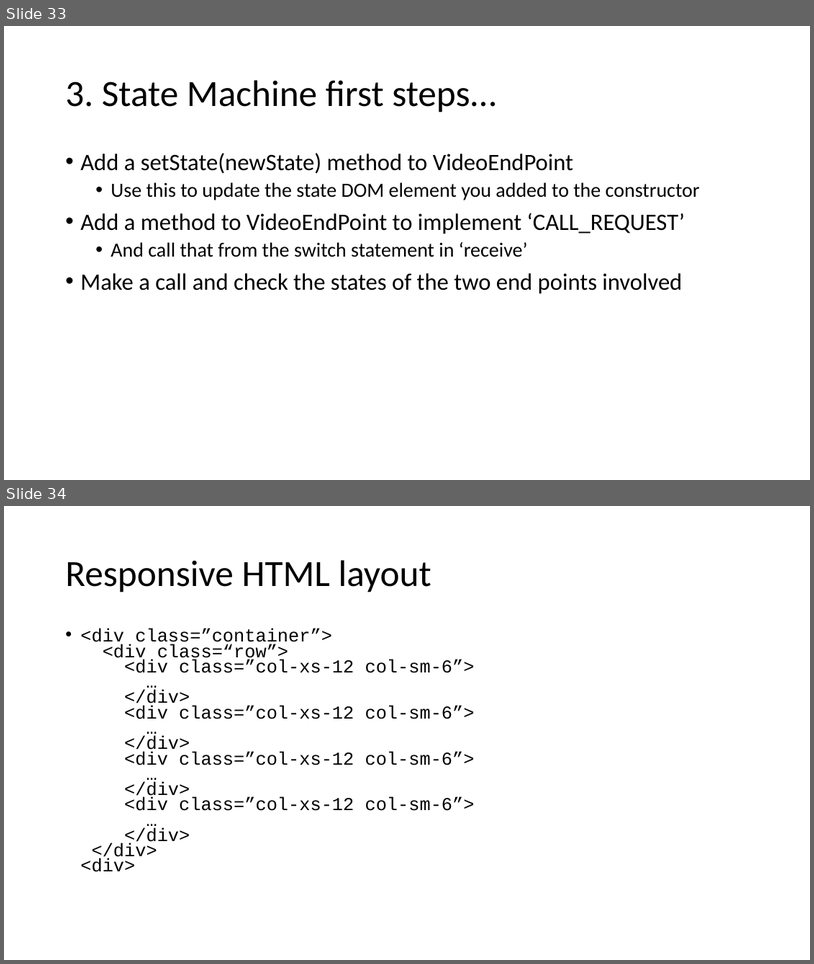
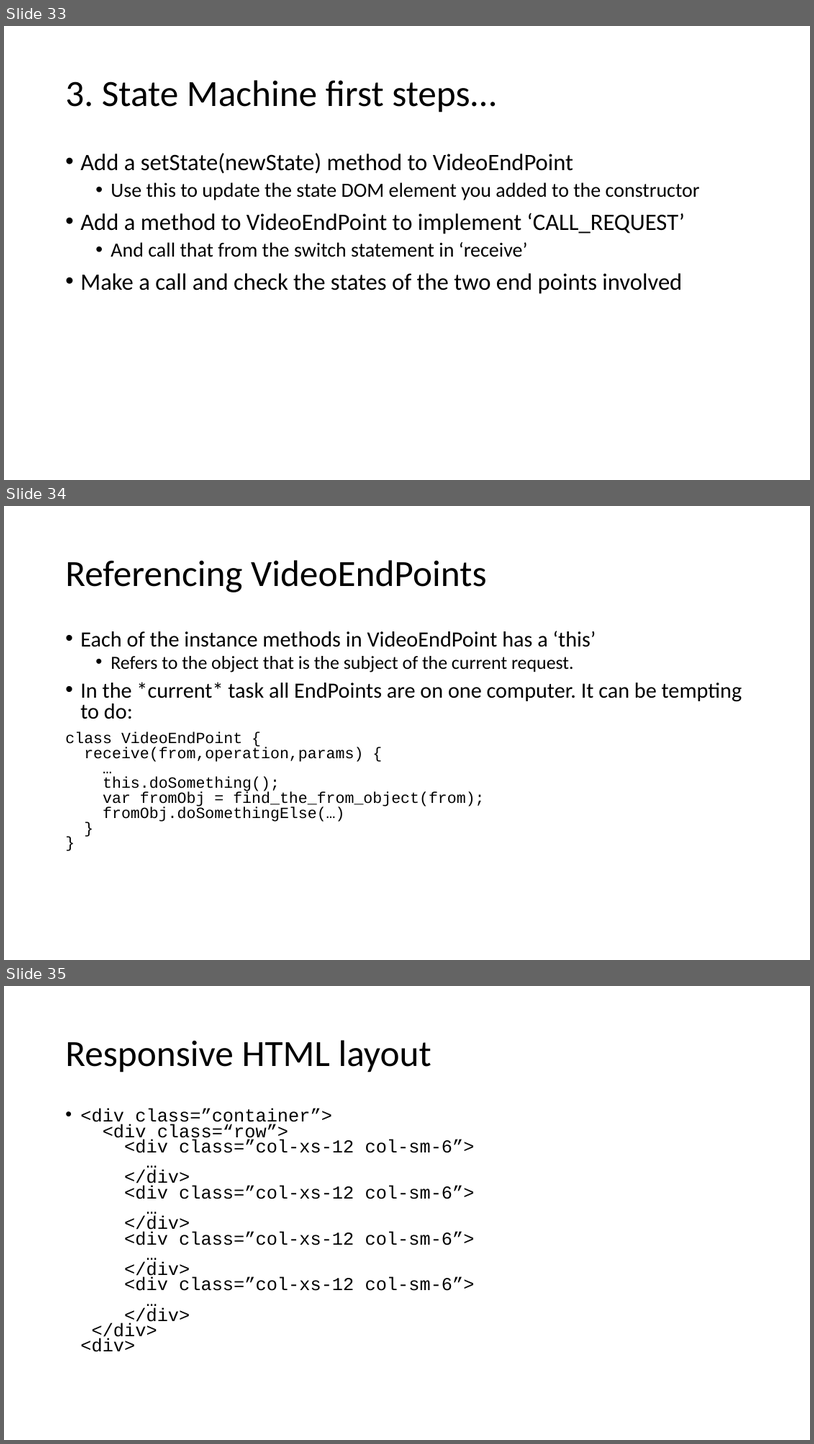
Before and after one commit to ipcortex/fac-workshop-materials, a slide deck: presentations/FAC9 Workshop.pptx. Shown one above the other, each under a label of ours: slides 33 and 34 before the commit, slides 33, 34 and 35 after it. The pictures are 814x964 and 814x1444 pixels, drawn with LibreOffice and Linux fonts; fonts in the diff are those of the drawing. Boxes give left, top, right and bottom in pixels: in the first picture for what was removed or moved away, otherwise in the second. Text is boxed around its words. In the diff, an @@ line names an element or a change of style, - is before the commit and + after.

```diff
--- a/presentations/FAC9 Workshop.pptx
+++ b/presentations/FAC9 Workshop.pptx
@@ slide 34 added at (4, 506, 810, 960), background #FFFFFF @@
@@ title added at (65, 560, 486, 592), 44 pt, text #000000 @@
+Referencing VideoEndPoints
@@ text added at (65, 631, 743, 821), 18.5 pt, text #000000 @@
+• Each of the instance methods in VideoEndPoint has a ‘this’
+  • Refers to the object that is the subject of the current request.
+• In the *current* task all EndPoints are on one computer. It can be tempting to do:
+class VideoEndPoint {
+receive(from,operation,params) {
+…
+this.doSomething();
+var fromObj = find_the_from_object(from);
+fromObj.doSomethingElse(…)
+}
+}
@@ what was slide 34 is now slide 35 @@
```
Also in this commit, not shown: 5 other slides added.
